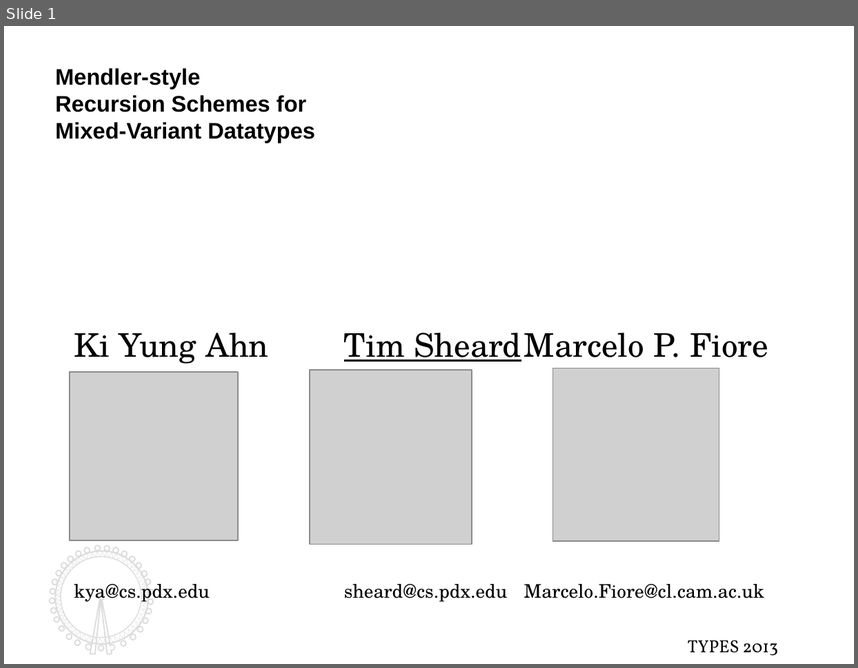
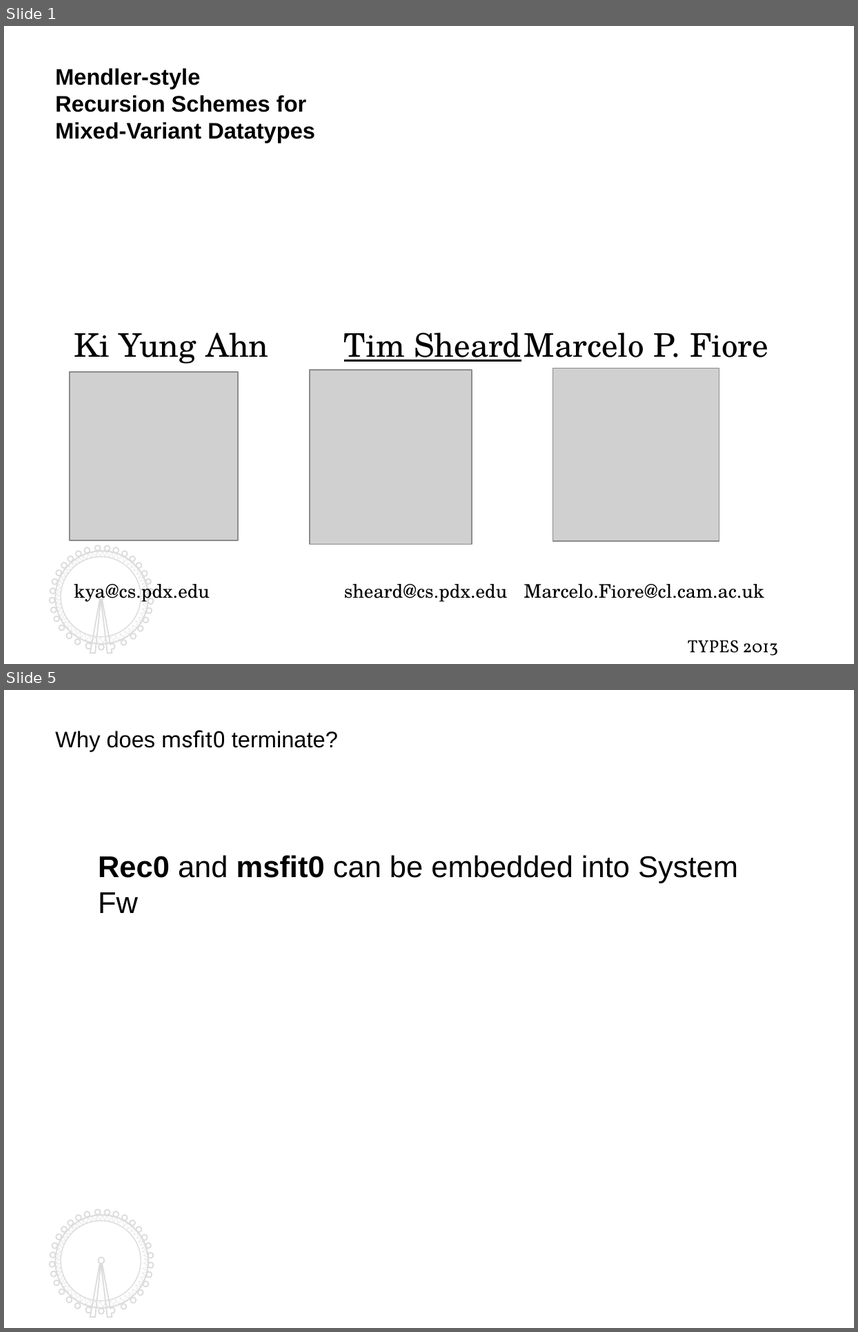
Before and after one commit to kyagrd/naxPapers, a slide deck: draft/TYPES13/ppt/myslide.odp. Shown one above the other, each under a label of ours: slide 1 before the commit, slides 1 and 5 after it; the slides between them are not shown. The pictures are 858x668 and 858x1332 pixels, drawn with LibreOffice and Linux fonts; fonts in the diff are those of the drawing; grey boxes stand for pictures. Boxes give left, top, right and bottom in pixels: in the first picture for what was removed or moved away, otherwise in the second. Text is boxed around its words. In the diff, an @@ line names an element or a change of style, - is before the commit and + after.

```diff
--- a/draft/TYPES13/ppt/myslide.odp
+++ b/draft/TYPES13/ppt/myslide.odp
@@ slide 5 added at [4,690,854,1328], background #FFFFFF; not listed: 4 template elements that a slide beside it also shows @@
@@ text added at [55,730,338,751], 18 pt, text #000000 @@
+Why does msfit0 terminate?
@@ text added at [98,855,738,913], 24 pt, text #000000 @@
+Rec0 and msfit0 can be embedded into System Fw
@@ slide 1 changed as well @@
@@ freeform shape at [49,546,154,654]: outline redrawn @@
@@ freeform shape at [55,551,149,644]: outline redrawn @@
```
Also in this commit, not shown: 2 other slides changed, 5 other slides added, 3 slides removed, 1 other file.
